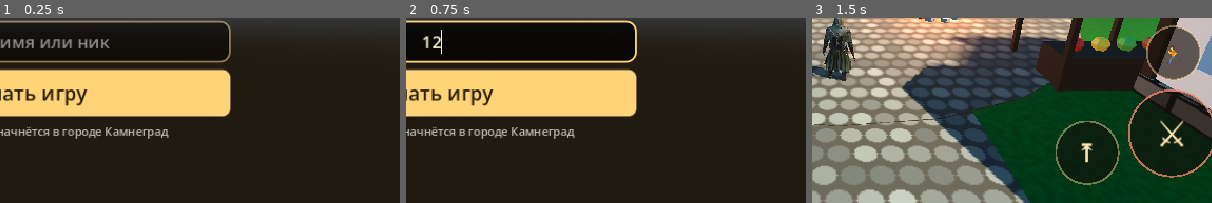
Above: before the commit, frames 1-3 (left to right).
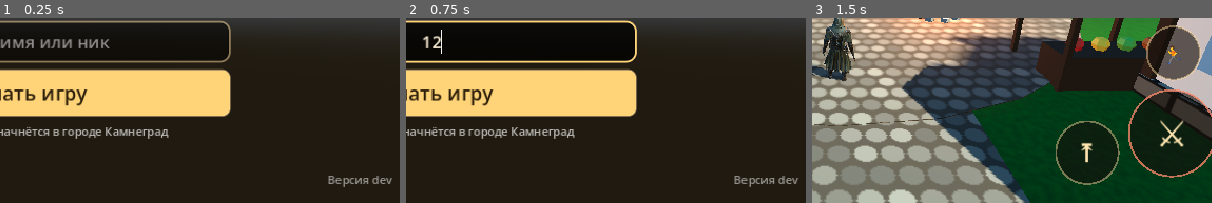
Above: after the commit, the same moments.

Repository: alexbl2802-hue/-
Game: Godot game, scene res://scenes/main.tscn
Two runs of this game, one before a commit and one after it. Both use one fixed random seed, a clock stepped at 60 frames per second and the inputs below.
Inputs (mouse positions are % of the whole screen's width and height, from its top left):
- Up to frame 1 (0.25 s): no input
- Up to frame 2 (0.75 s): click (50, 56) at 0.52 s; type "12" at 0.6 s
- Up to frame 3 (1.5 s): click "Начать игру" at 1.25 s
The pictures show only the part of the screen within x 47-97%, y 50-100%; the shares and areas given below are measured in that part.

The runs differ from the first frame. In frame 1, 0.4% of the frame differs, in the area x 82-98%, y 85-92%; in frame 2, 0.4%; in frame 3, nothing differs.

Commit message:
Show the version in the main menu and put it in the APK file name
So builds cannot be mixed up on the phone: the release asset is now
ZemliPriklyucheniy-2.0.N.apk and the main menu shows "Версия 2.0.N".

Co-Authored-By: Claude Opus 5.5 <noreply@anthropic.com>
Claude-Session: https://claude.ai/code/session_015UTJDXhzLMDcJkgb9pqccT

Diff:
--- a/godot/project.godot
+++ b/godot/project.godot
@@ -6,6 +6,7 @@
 
 config/name="Земли Приключений"
 config/description="Приключенческая игра от третьего лица"
+config/version="dev"
 run/main_scene="res://scenes/main.tscn"
 config/features=PackedStringArray("4.7", "GL Compatibility")
 config/icon="res://icon.png"
--- a/godot/scripts/ui/main_menu.gd
+++ b/godot/scripts/ui/main_menu.gd
@@ -54,6 +54,13 @@
 	_info = UiKit.label("", 12, Color(1, 1, 1, 0.7))
 	_info.horizontal_alignment = HORIZONTAL_ALIGNMENT_CENTER
 	vb.add_child(_info)
+	# Номер версии в углу — чтобы видеть, какая сборка установлена (его прописывает сборка APK)
+	var ver := UiKit.label("Версия " + str(ProjectSettings.get_setting("application/config/version", "dev")), 12, Color(1, 1, 1, 0.55))
+	ver.set_anchors_and_offsets_preset(Control.PRESET_BOTTOM_RIGHT)
+	ver.grow_horizontal = Control.GROW_DIRECTION_BEGIN
+	ver.grow_vertical = Control.GROW_DIRECTION_BEGIN
+	ver.position -= Vector2(14, 10)
+	add_child(ver)
 
 func open() -> void:
 	_new_armed = false
